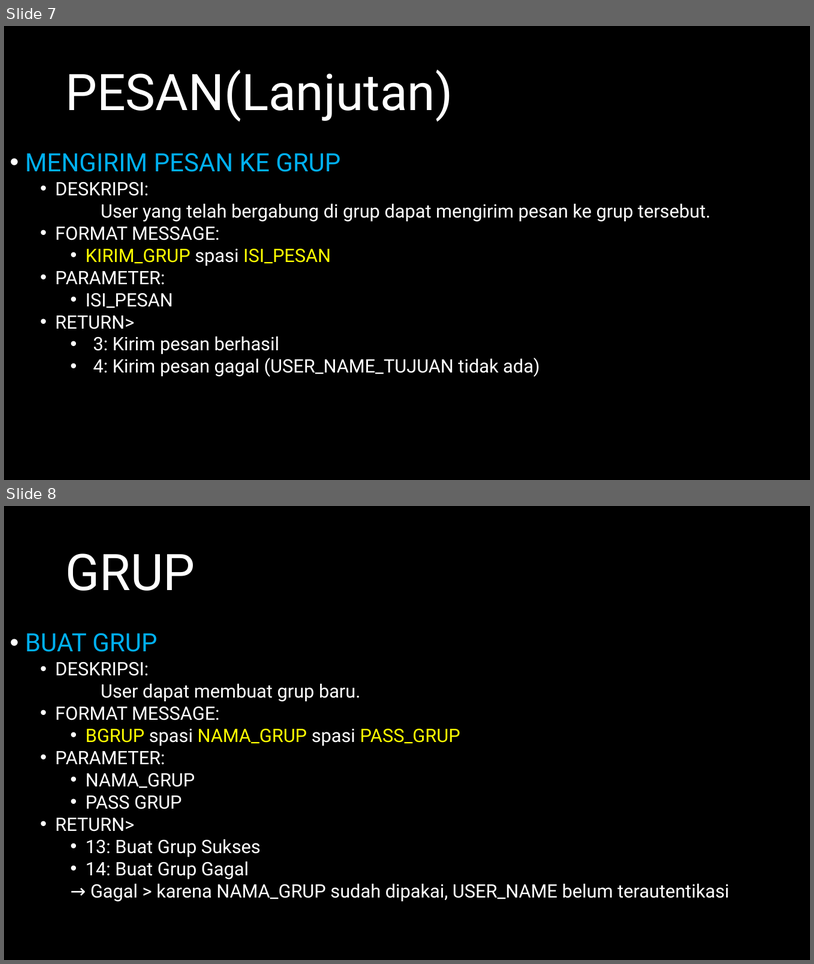
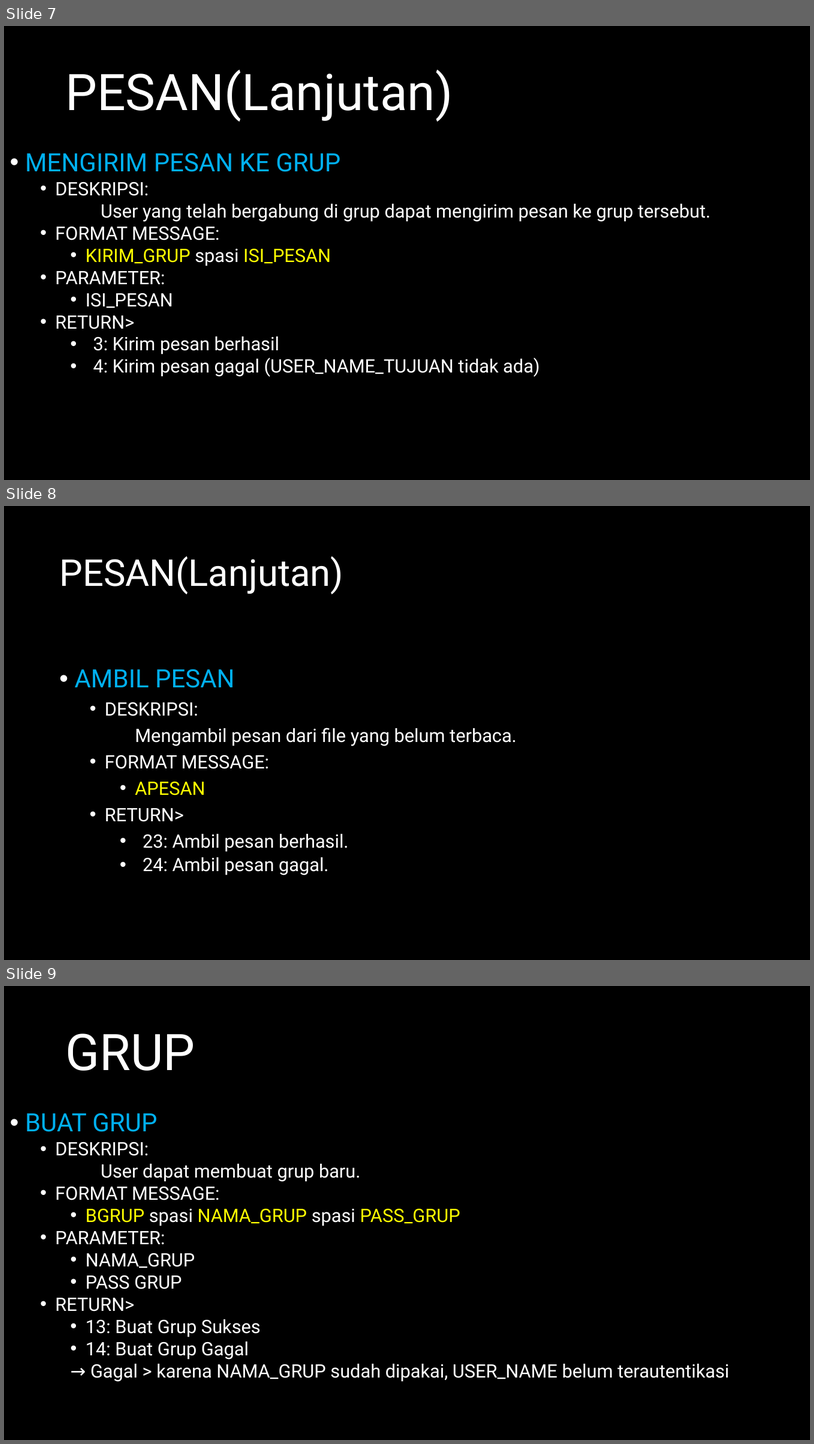
Before and after one commit to jeffrynasri/Kuliah-Progjar-E, a slide deck: TUGAS2_CHATSERVER/DRAFT-CHAT-SERVER.pptx. Shown one above the other, each under a label of ours: slides 7 and 8 before the commit, slides 7, 8 and 9 after it. The pictures are 814x964 and 814x1444 pixels, drawn with LibreOffice and Linux fonts; fonts in the diff are those of the drawing. Boxes give left, top, right and bottom in pixels: in the first picture for what was removed or moved away, otherwise in the second. Text is boxed around its words. In the diff, an @@ line names an element or a change of style, - is before the commit and + after.

```diff
--- a/TUGAS2_CHATSERVER/DRAFT-CHAT-SERVER.pptx
+++ b/TUGAS2_CHATSERVER/DRAFT-CHAT-SERVER.pptx
@@ slide 8 added at (4, 506, 810, 960), background #000000 @@
@@ title added at (59, 556, 344, 594), 44 pt, text #FFFFFF @@
+PESAN(Lanjutan)
@@ subtitle added at (75, 669, 517, 875), 22 pt, text #FFFFFF @@
+• AMBIL PESAN
+  • DESKRIPSI:
+  Mengambil pesan dari file yang belum terbaca.
+  • FORMAT MESSAGE:
+    • APESAN
+  • RETURN>
+    • 23: Ambil pesan berhasil.
+    • 24: Ambil pesan gagal.
@@ what was slide 8 is now slide 9 @@
```
Also in this commit, not shown: 1 slide changed.
